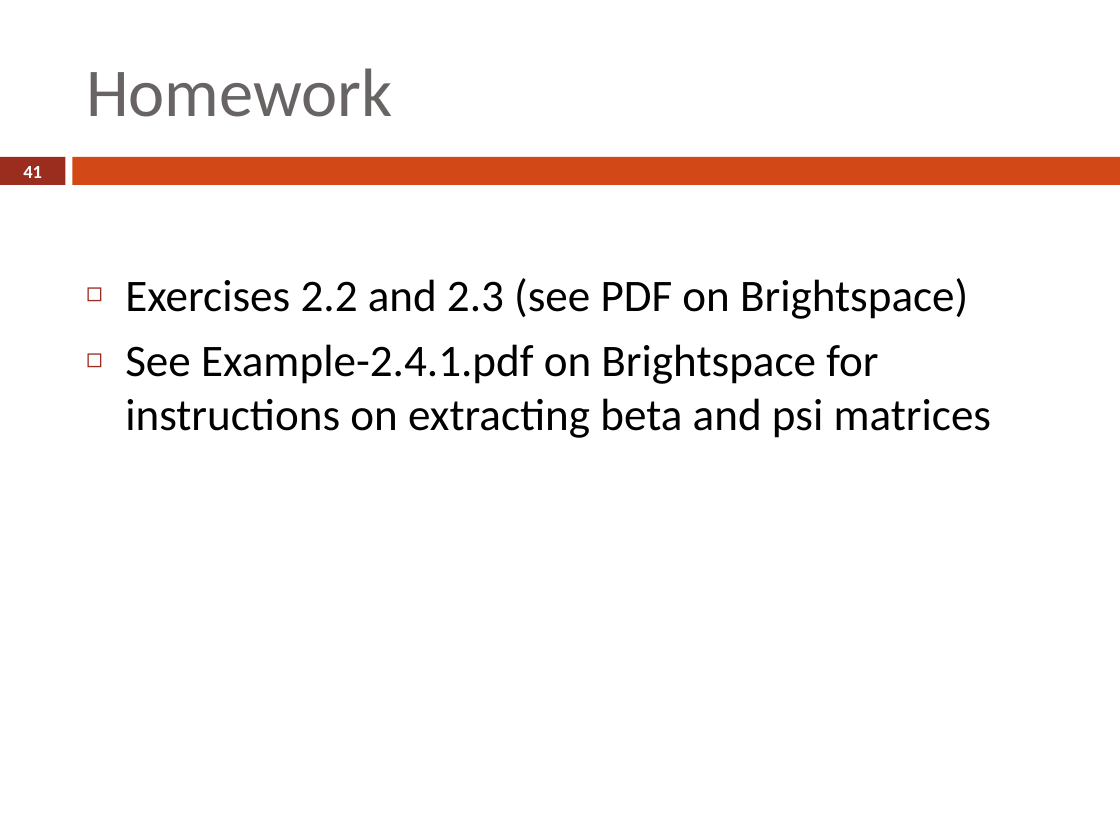
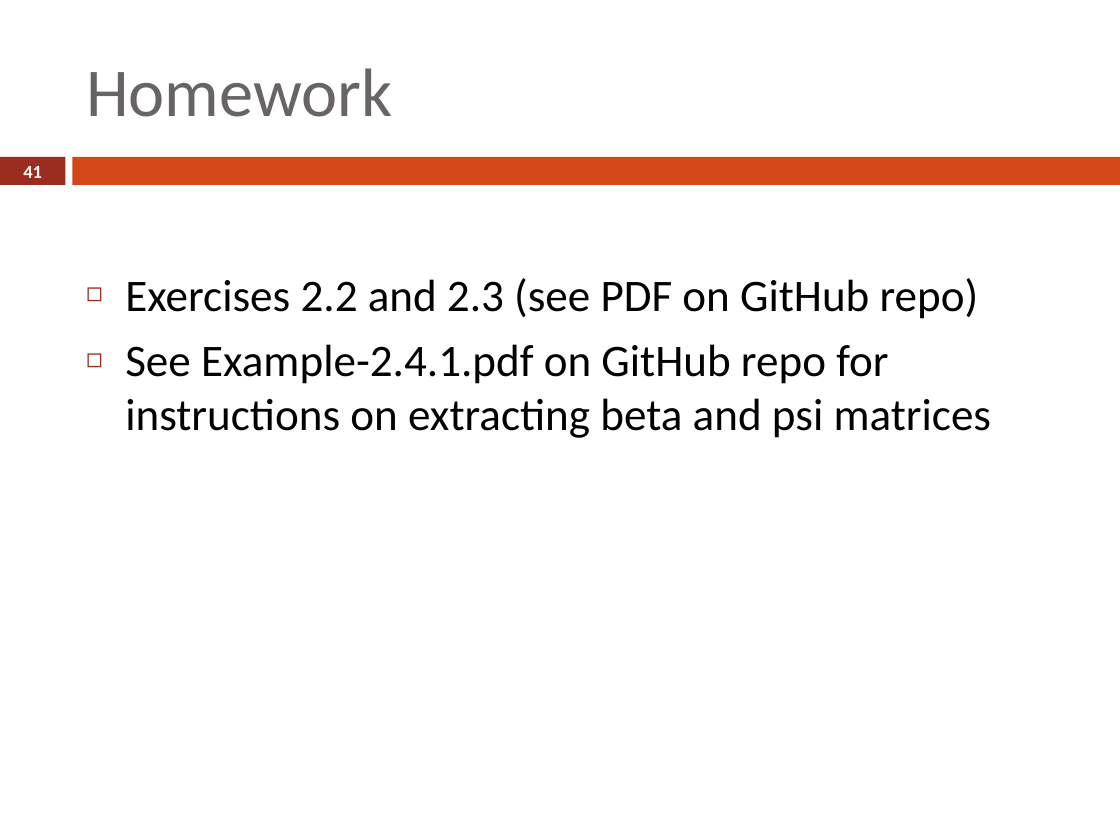
Before and after one commit to marjoleinF/basicLVM2025, a slide deck: slide 41 of Session 1 - Intro/LVM session 1 slides.pptx. Drawn at 1120x840 pixels with LibreOffice and Linux fonts; fonts in the diff are those of the drawing. Boxes give left, top, right and bottom in pixels: in the first picture for what was removed or moved away, otherwise in the second. Text is boxed around its words. In the diff, an @@ line names an element or a change of style, - is before the commit and + after.

Commit message:
updated slides

```diff
--- a/Session 1 - Intro/LVM session 1 slides.pptx
+++ b/Session 1 - Intro/LVM session 1 slides.pptx
@@ text at (x1=125, y1=278, x2=992, y2=438): text changed @@
-◻ Exercises 2.2 and 2.3 (see PDF on Brightspace)
-◻ See Example-2.4.1.pdf on Brightspace for instructions on extracting beta and psi matrices
+◻ Exercises 2.2 and 2.3 (see PDF on GitHub repo)
+◻ See Example-2.4.1.pdf on GitHub repo for instructions on extracting beta and psi matrices
```
Also in this commit, not shown: 2 other slides changed, 1 other file.
